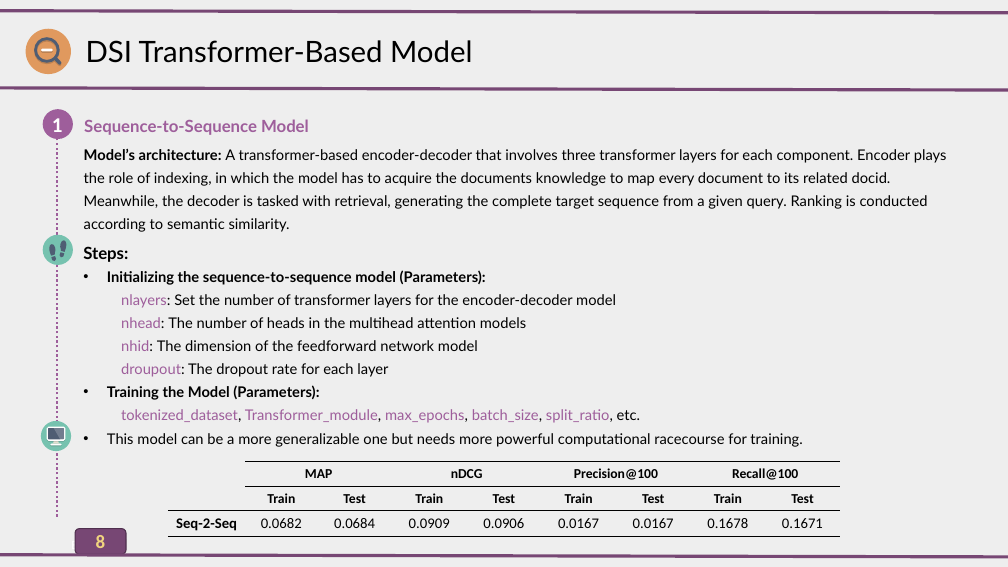
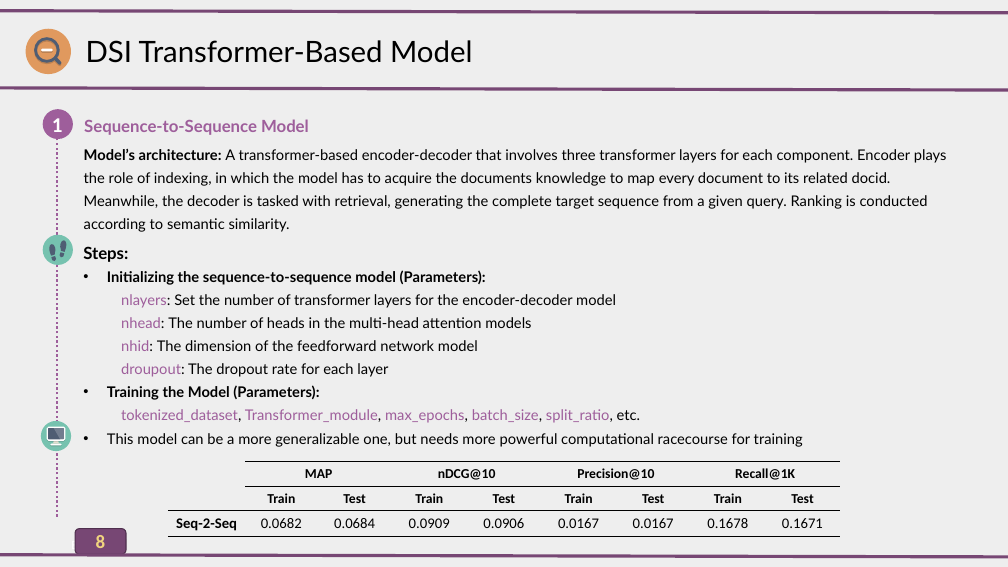
Before and after one commit to AlirezaAccelerates/IR_DSI_project, a slide deck: slide 8 of D/[P] Information Retrieval Project.pptx. Drawn at 1008x567 pixels with LibreOffice and Linux fonts; fonts in the diff are those of the drawing. Boxes give left, top, right and bottom in pixels: in the first picture for what was removed or moved away, otherwise in the second. Text is boxed around its words. In the diff, an @@ line names an element or a change of style, - is before the commit and + after.

```diff
--- a/D/[P] Information Retrieval Project.pptx
+++ b/D/[P] Information Retrieval Project.pptx
@@ text at <box>121,317,531,328</box>: text changed @@
-  nhead: The number of heads in the multihead attention models
+  nhead: The number of heads in the multi-head attention models
@@ text at <box>107,433,803,447</box>: text changed @@
-• This model can be a more generalizable one but needs more powerful computational racecourse for training.
+• This model can be a more generalizable one, but needs more powerful computational racecourse for training
@@ table at <box>168,462,841,536</box> @@
-row 1:  | MAP |  | nDCG |  | Precision@100 |  | Recall@100 | 
+row 1:  | MAP |  | nDCG@10 |  | Precision@10 |  | Recall@1K | 
```
Also in this commit, not shown: 8 other slides changed, 1 other file.
